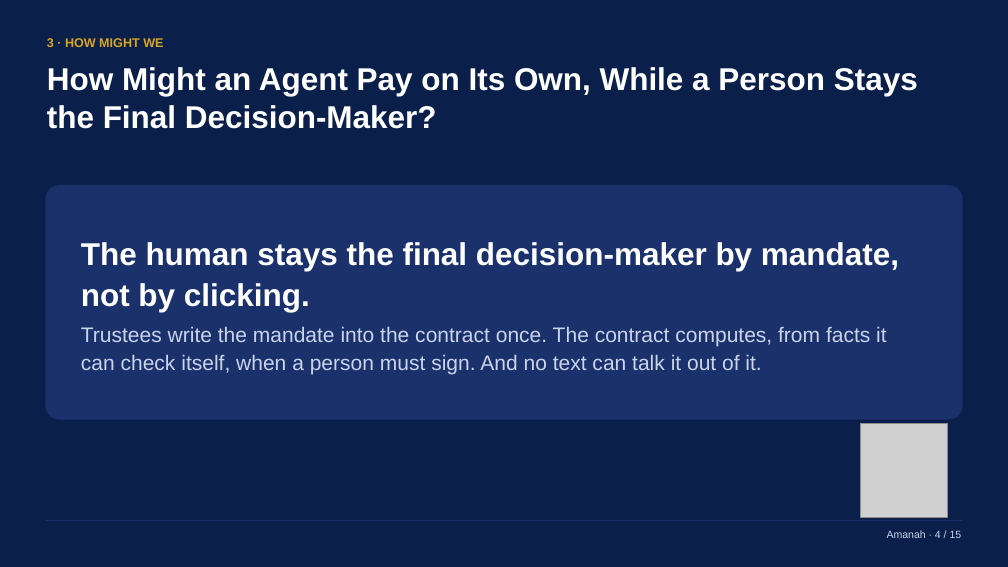
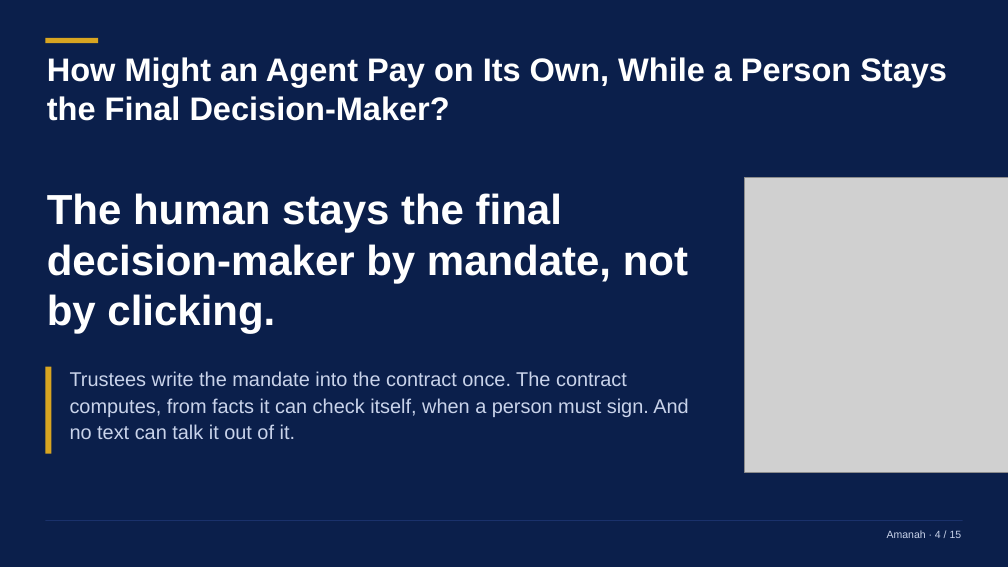
Before and after one commit to hafizmnazman/amanah-wallet, a slide deck: slide 4 of docs/deck/amanah-deck.pptx. Drawn at 1008x567 pixels with LibreOffice and Linux fonts; fonts in the diff are those of the drawing; grey boxes stand for pictures. Boxes give left, top, right and bottom in pixels: in the first picture for what was removed or moved away, otherwise in the second. Text is boxed around its words. In the diff, an @@ line names an element or a change of style, - is before the commit and + after.

```diff
--- a/docs/deck/amanah-deck.pptx
+++ b/docs/deck/amanah-deck.pptx
@@ text "How Might an Agent Pay ...": place and size @@
-text "How Might an Agent Pay ..." at box(47, 67, 918, 129)
+text "How Might an Agent Pay ..." at box(47, 57, 947, 121)
@@ text "How Might an Agent Pay ..." at box(47, 57, 947, 121): size 30 to 31 pt; line spacing 1 to 0.98 @@
@@ rectangle added at box(45, 38, 98, 43), fill #D8A521 @@
@@ text removed at box(47, 38, 163, 47) @@
-3 · HOW MIGHT WE
@@ picture: place and size @@
-picture at box(861, 423, 948, 518)
+picture at box(745, 178, 1008, 473)
@@ rounded rectangle removed at box(45, 185, 963, 420) @@
@@ text added at box(47, 193, 688, 334), 40 pt, text #FFFFFF, bold @@
+The human stays the final decision-maker by mandate, not by clicking.
@@ text at box(81, 242, 899, 312): paragraph removed @@
-The human stays the final decision-maker by mandate, not by clicking.
@@ rectangle added at box(45, 367, 51, 454), fill #D8A521 @@
@@ text "Trustees write the mandate into ...": place and size @@
-text "Trustees write the mandate into ..." at box(81, 242, 899, 375)
+text "Trustees write the mandate into ..." at box(70, 371, 688, 439)
@@ text "Trustees write the mandate into ..." at box(70, 371, 688, 439): size 20 to 19 pt; vertical alignment middle to top @@
```
Also in this commit, not shown: 14 other slides changed, 2 other files.
